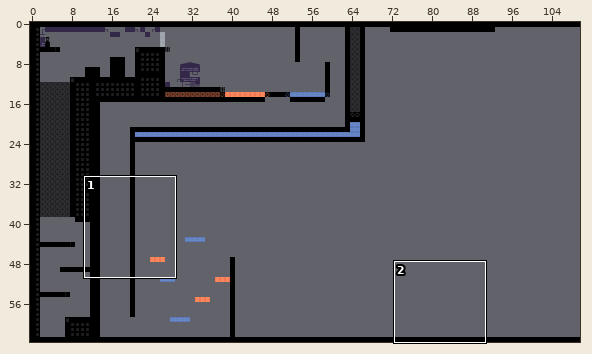
Tiled map (JSON) -- IndieSpeedRun/IndieSpeedRun/IndieSpeedRunContent/maps/level2.json. Above: a wide view before the commit, with the close-up outlined.
Close-up. First the earlier version:
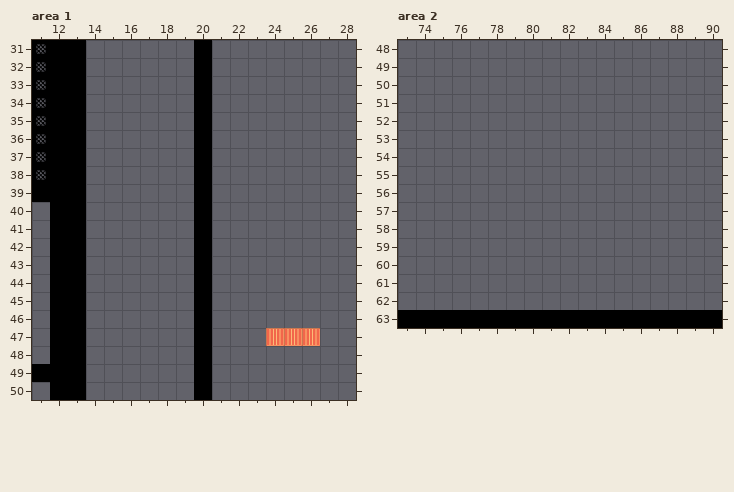
Cells are 32x32 px. Shown: area 1 x 11..28, y 31..50; area 2 x 73..90, y 48..63. The commit also changed other parts of the map, which this record leaves out.
Once edited:
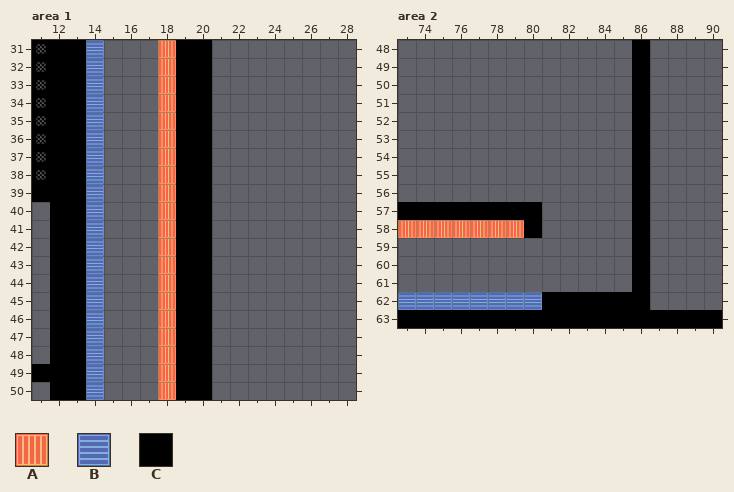
Key: from "furnace-01": A 0; from "heatsink-01": B 0; from "tiles2-01": C 0.
_ is an empty cell.
Change:
Layer "Gameplay", area 1:
y 31..46: x 14 _ -> B; x 18..19 __ -> AC
y 47: x 14 _ -> B; x 18..19 __ -> AC; x 24..26 AAA -> ___
y 48..50: x 14 _ -> B; x 18..19 __ -> AC
Layer "Gameplay", area 2:
y 48..56: x 86 _ -> C
y 57: x 73..80 ________ -> CCCCCCCC; x 86 _ -> C
y 58: x 73..80 ________ -> AAAAAAAC; x 86 _ -> C
y 59..61: x 86 _ -> C
y 62: x 73..86 ______________ -> BBBBBBBBCCCCCC
